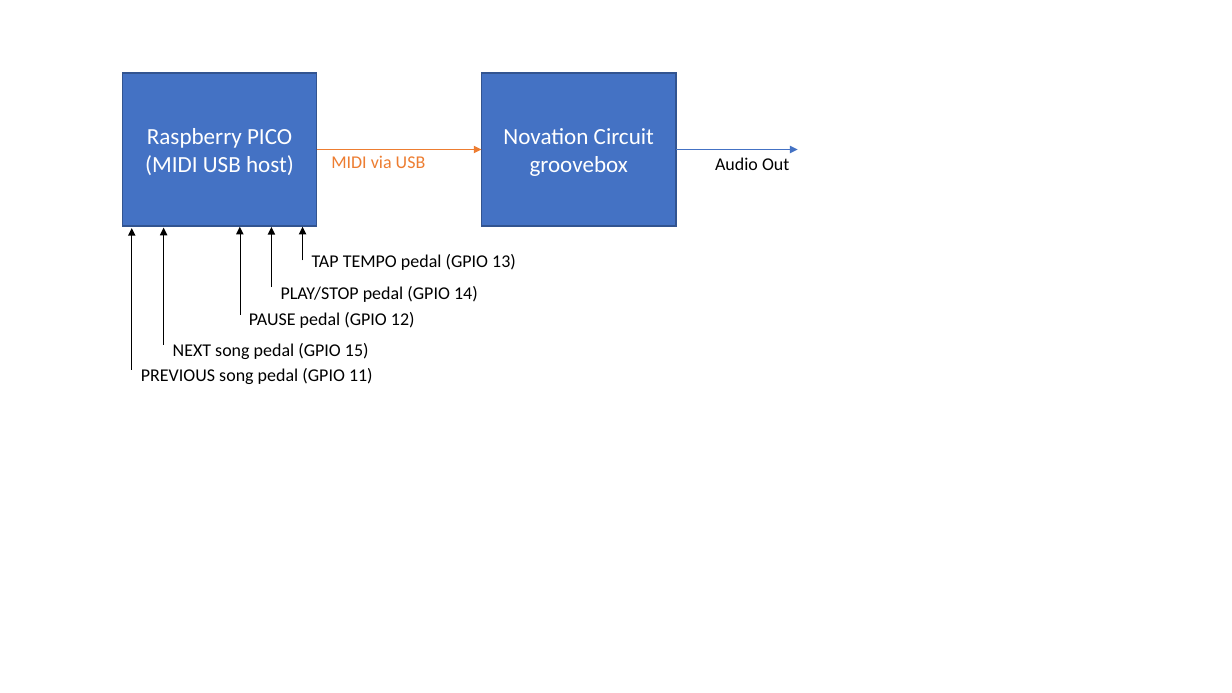
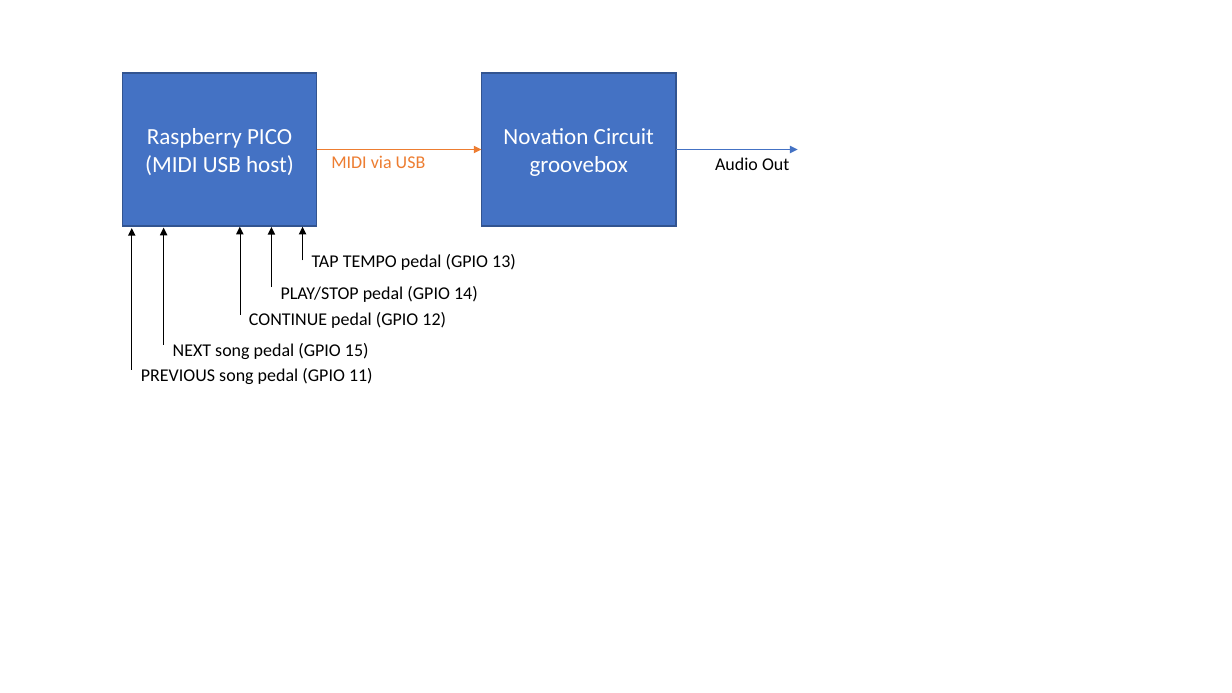
Before and after one commit to denybear/picovation, a slide deck: slide 1 of pictures/picovation.pptx. Drawn at 1232x693 pixels with LibreOffice and Linux fonts; fonts in the diff are those of the drawing. Boxes give left, top, right and bottom in pixels: in the first picture for what was removed or moved away, otherwise in the second. Text is boxed around its words. In the diff, an @@ line names an element or a change of style, - is before the commit and + after.

Commit message:
Pause switch renamed as continue switch

```diff
--- a/pictures/picovation.pptx
+++ b/pictures/picovation.pptx
@@ text at (249,312,446,328): text changed @@
-PAUSE pedal (GPIO 12)
+CONTINUE pedal (GPIO 12)
```
Also in this commit, not shown: 1 other file.
